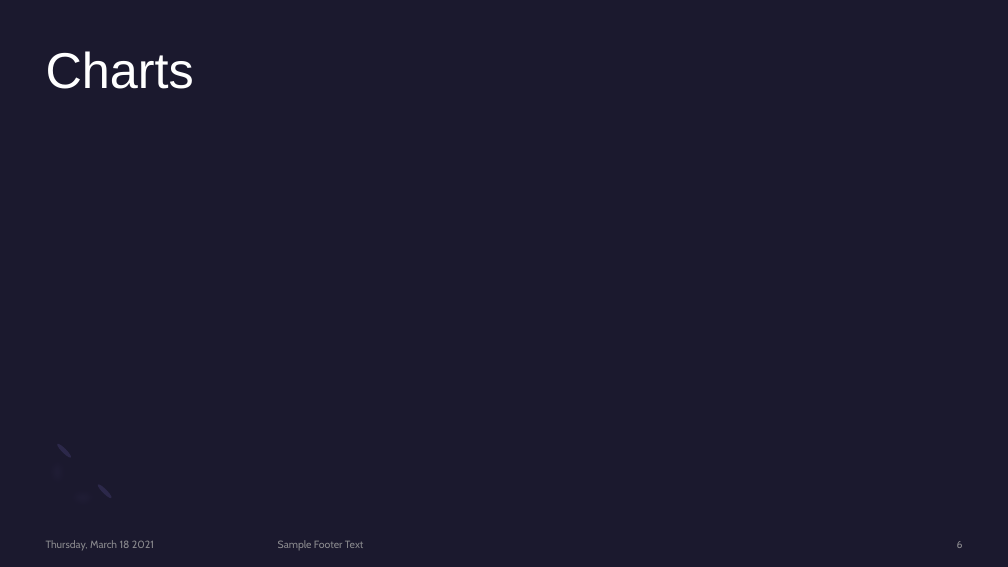
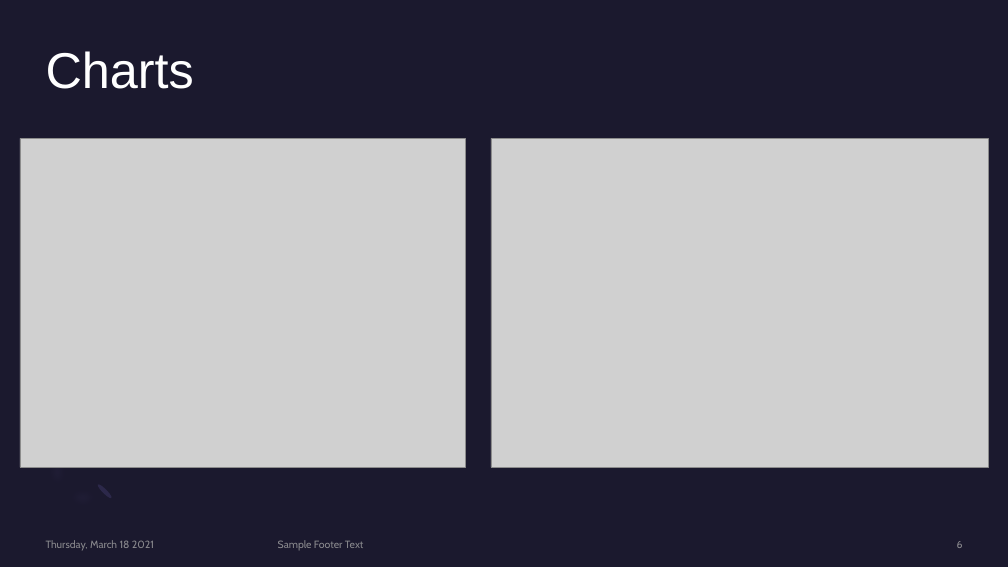
Before and after one commit to mbermont/Spotify_Project, a slide deck: slide 6 of docs/Utilizing Neural Networks To Categorize Songs.pptm. Drawn at 1008x567 pixels with LibreOffice and Linux fonts; fonts in the diff are those of the drawing; grey boxes stand for pictures. Boxes give left, top, right and bottom in pixels: in the first picture for what was removed or moved away, otherwise in the second. Text is boxed around its words. In the diff, an @@ line names an element or a change of style, - is before the commit and + after.

```diff
--- a/docs/Utilizing Neural Networks To Categorize Songs.pptm
+++ b/docs/Utilizing Neural Networks To Categorize Songs.pptm
@@ picture added at (20,138,465,467) @@
@@ picture added at (491,138,988,467) @@
@@ ellipse removed at (56,442,73,459) @@
```
Also in this commit, not shown: 2 other slides changed, 14 other files.
